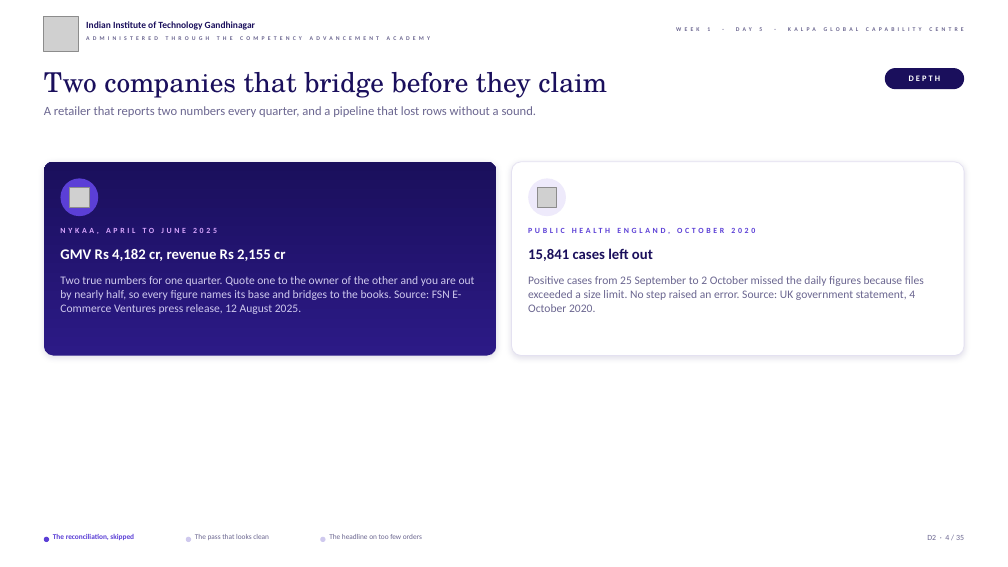
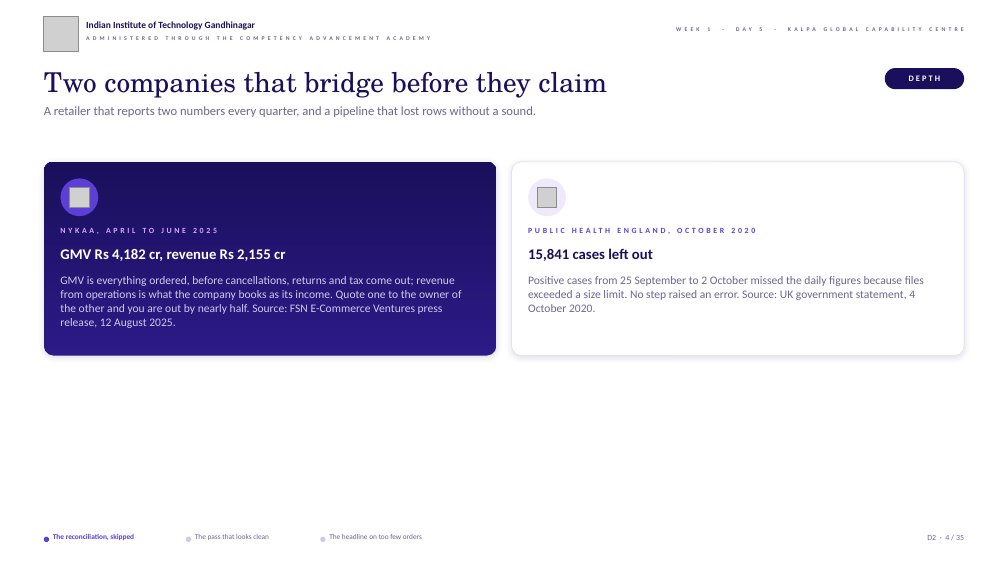
Before and after one commit to fde-academy-lab/c2-content-factory, a slide deck: slide 4 of content/W01/D5/slides/C2_W01_D05_debrief_STUDENT.pptx. Drawn at 1008x567 pixels with LibreOffice and Linux fonts; fonts in the diff are those of the drawing; grey boxes stand for pictures; background and template pictures are left out. Boxes give left, top, right and bottom in pixels: in the first picture for what was removed or moved away, otherwise in the second. Text is boxed around its words. In the diff, an @@ line names an element or a change of style, - is before the commit and + after.

```diff
--- a/content/W01/D5/slides/C2_W01_D05_debrief_STUDENT.pptx
+++ b/content/W01/D5/slides/C2_W01_D05_debrief_STUDENT.pptx
@@ text at [60, 276, 462, 328]: text changed @@
-Two true numbers for one quarter. Quote one to the owner of the other and you are out by nearly half, so every figure names its base and bridges to the books. Source: FSN E-Commerce Ventures press release, 12 August 2025.
+GMV is everything ordered, before cancellations, returns and tax come out; revenue from operations is what the company books as its income. Quote one to the owner of the other and you are out by nearly half. Source: FSN E-Commerce Ventures press release, 12 August 2025.
```
Also in this commit, not shown: 28 other slides changed, 1 other file.
